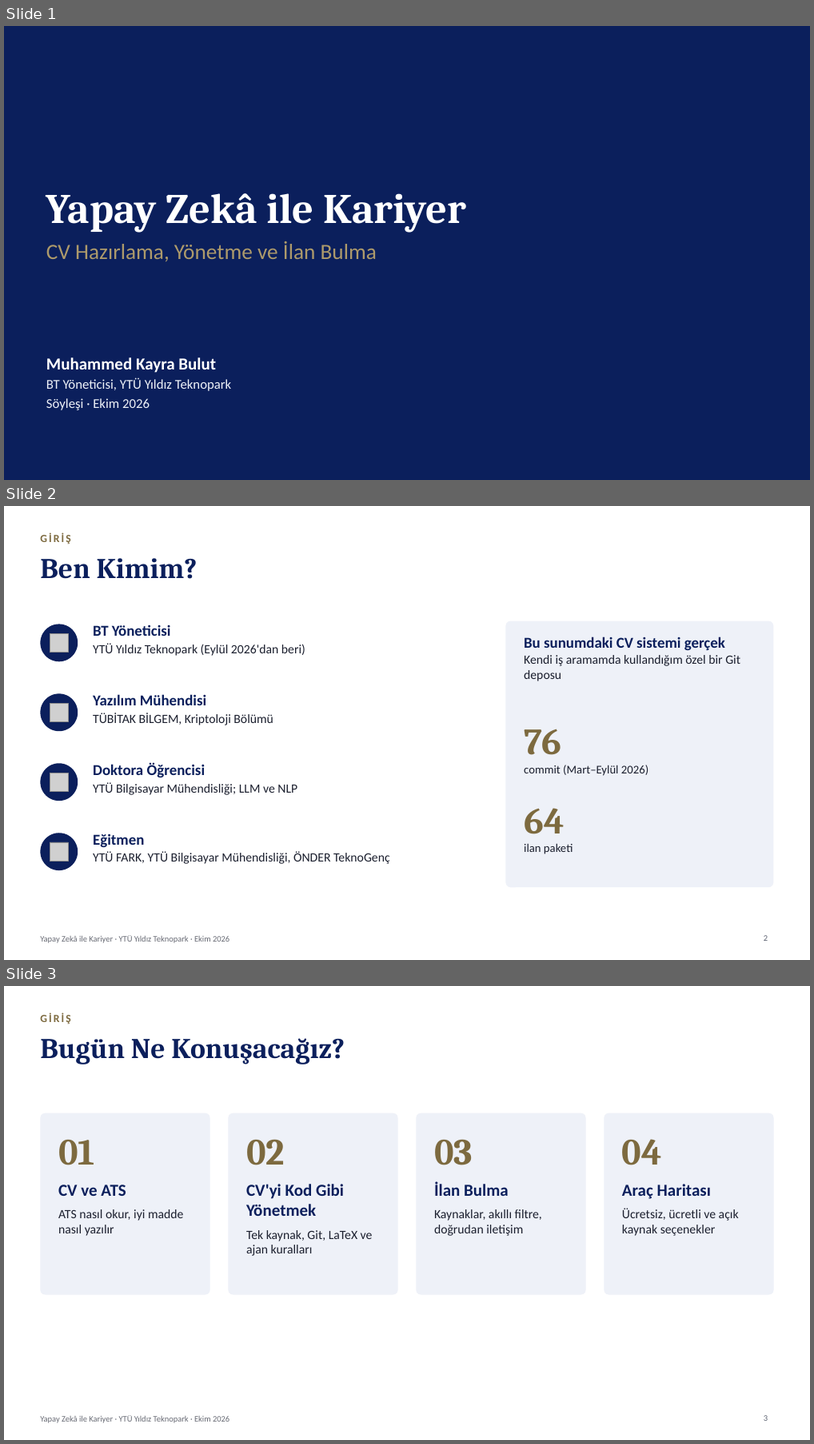
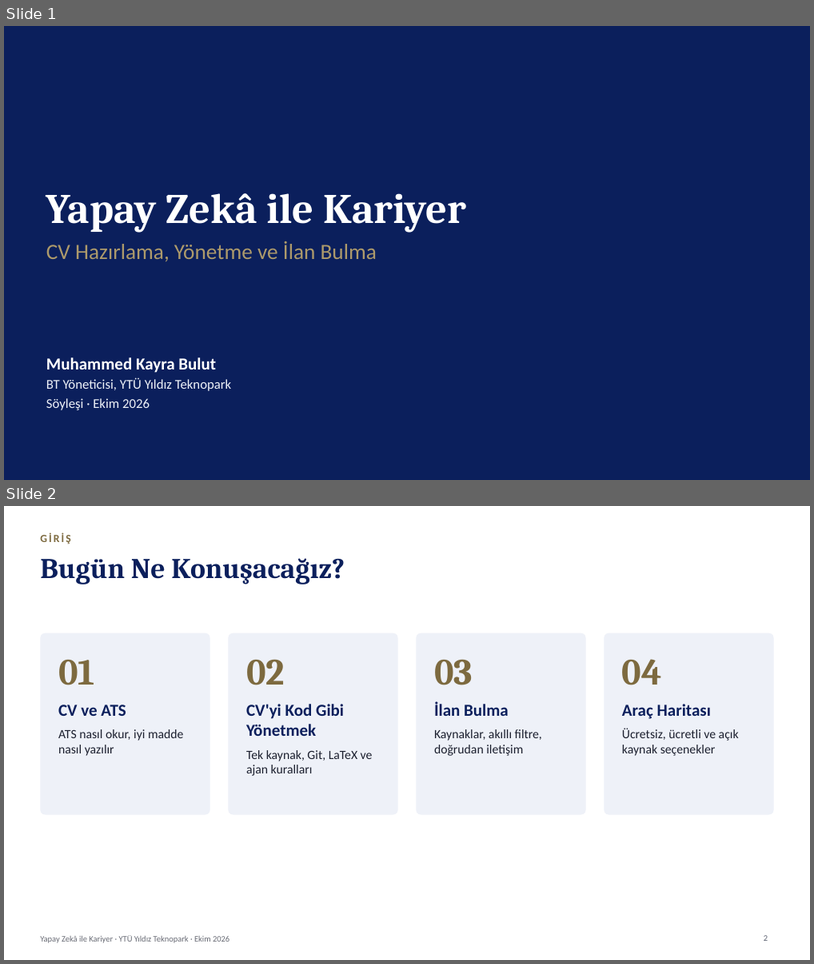
Before and after one commit to kaayra2000/kurslar, a slide deck: sunum/sunum.pptx. Shown one above the other, each under a label of ours: slides 1, 2 and 3 before the commit, slides 1 and 2 after it. The pictures are 814x1444 and 814x964 pixels, drawn with LibreOffice and Linux fonts; fonts in the diff are those of the drawing; grey boxes stand for pictures; background and template pictures are left out. Boxes give left, top, right and bottom in pixels: in the first picture for what was removed or moved away, otherwise in the second. Text is boxed around its words. In the diff, an @@ line names an element or a change of style, - is before the commit and + after.

```diff
--- a/sunum/sunum.pptx
+++ b/sunum/sunum.pptx
@@ slide 2 removed at [4,506,810,960], background #FFFFFF; not listed: 1 template element that a slide beside it also shows @@
@@ text removed at [40,532,70,544] @@
-GİRİŞ
@@ title removed at [40,558,198,579] @@
-Ben Kimim?
@@ ellipse removed at [40,624,78,661] @@
@@ text removed at [93,624,306,656] @@
-BT Yöneticisi
-YTÜ Yıldız Teknopark (Eylül 2026'dan beri)
@@ rounded rectangle removed at [506,621,774,887] @@
@@ picture removed at [50,633,69,652] @@
@@ text removed at [524,636,741,681] @@
-Bu sunumdaki CV sistemi gerçek
-Kendi iş aramamda kullandığım özel bir Git deposu
@@ ellipse removed at [40,693,78,731] @@
@@ text removed at [93,694,274,725] @@
-Yazılım Mühendisi
-TÜBİTAK BİLGEM, Kriptoloji Bölümü
@@ picture removed at [50,703,69,721] @@
@@ text removed at [524,728,649,776] @@
-76
-commit (Mart–Eylül 2026)
@@ ellipse removed at [40,763,78,800] @@
@@ text removed at [93,762,298,795] @@
-Doktora Öğrencisi
-YTÜ Bilgisayar Mühendisliği; LLM ve NLP
@@ picture removed at [50,772,69,792] @@
@@ text removed at [524,808,573,854] @@
-64
-ilan paketi
@@ ellipse removed at [40,832,78,870] @@
@@ text removed at [93,833,390,864] @@
-Eğitmen
-YTÜ FARK, YTÜ Bilgisayar Mühendisliği, ÖNDER TeknoGenç
@@ picture removed at [50,842,69,860] @@
@@ page number removed at [764,935,768,940] @@
-2
@@ what was slide 3 is now slide 2 @@
```
Also in this commit, not shown: 2 slides changed, 2 other slides removed, 2 other files.
